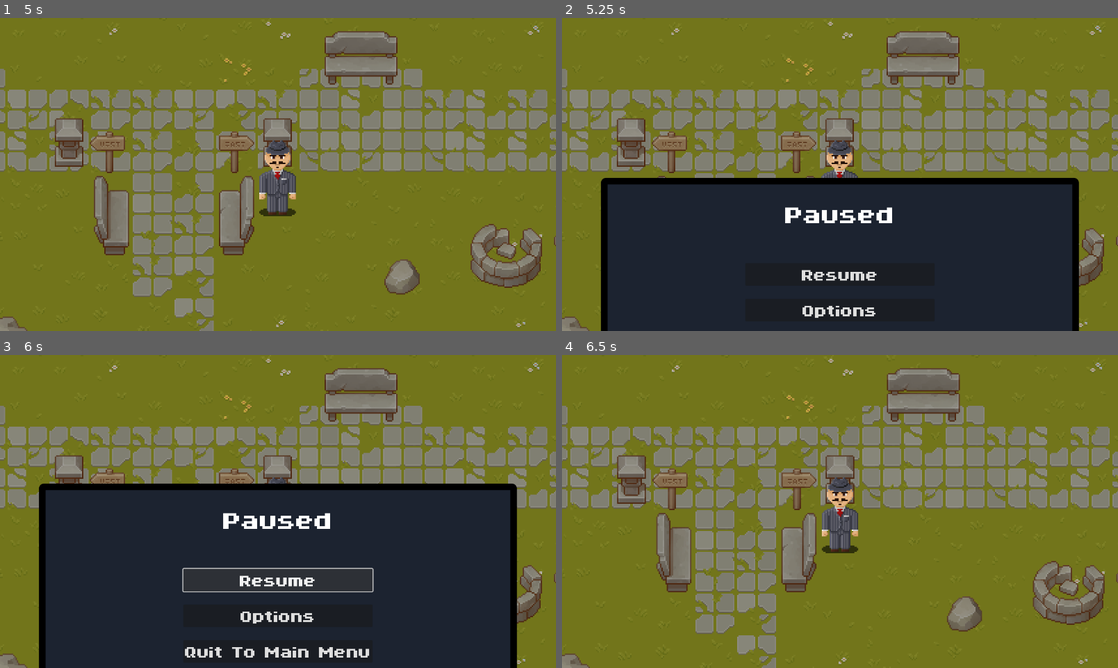
Above: before the commit, frames 1-4 (two rows, left to right).
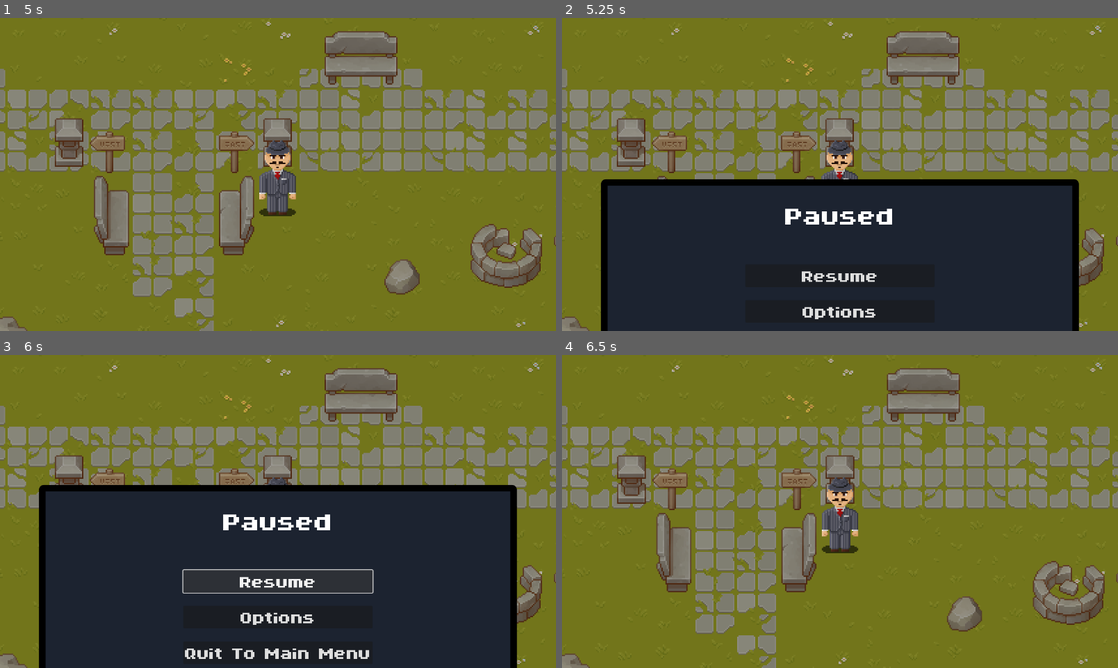
Above: after the commit, the same moments.

Repository: Goldstar32/TMMGame
Game: Godot game, scene res://Scenes/Menus/main_menu.tscn
The game is run twice, just before and just after one commit, with the same random seed, the same clock (stepped at 60 frames per second) and the same inputs.
Inputs:
- Up to frame 1 (5 s): click "Start Game" at 0.5 s; hold D (right) 1.28-2.03 s; hold S (down) 2.03-2.78 s; hold D (right) 2.78-3.53 s; hold W (up) 3.53-4.28 s; hold A (left) from 4.28 s (still down); tap Escape (pause) at 4.9 s
- Up to frame 2 (5.25 s): keep holding A (left)
- Up to frame 3 (6 s): release A (left) at 5.75 s; click "Resume" at 5.75 s
- Up to frame 4 (6.5 s): no input

Frame 1 is identical in both runs. In frame 2, 1.4% of the frame differs, in the area x 7-93%, y 51-97%; in frame 3, 2.2%, in the area x 7-93%, y 41-98%; in frame 4, nothing differs.

Commit message:
quick fix

Diff:
--- a/Scripts/AutoLoad/menu_handler.gd
+++ b/Scripts/AutoLoad/menu_handler.gd
@@ -114,10 +114,10 @@
 		tween.kill()
 	tween = pause_menu_instance.create_tween()
 	if direction == "in":
-		pause_menu_instance.set_position(Vector2(x_pos, -y_pos))
+		pause_menu_instance.set_position(Vector2(x_pos, y_pos + pause_menu_instance.size[1]/3))
 		tween.tween_property(pause_menu_instance, "position", Vector2(x_pos, y_pos), 0.5)
 	if direction == "out":
-		tween.tween_property(pause_menu_instance, "position", Vector2(x_pos, -y_pos), 0.5)
+		tween.tween_property(pause_menu_instance, "position", Vector2(x_pos, y_pos + pause_menu_instance.size[1]/3), 0.5)
 	await tween.finished
 	anabled = true
 
